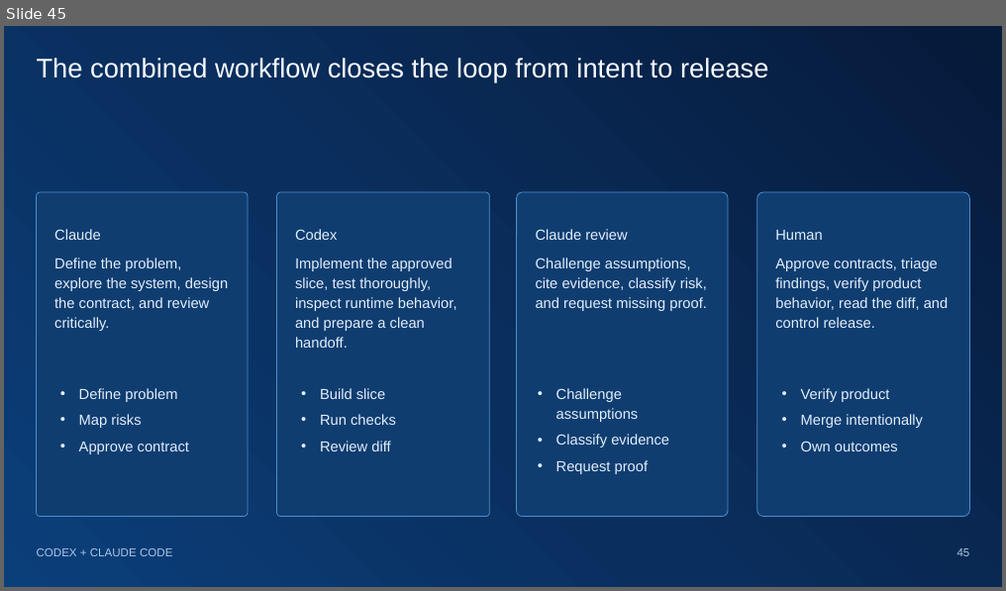
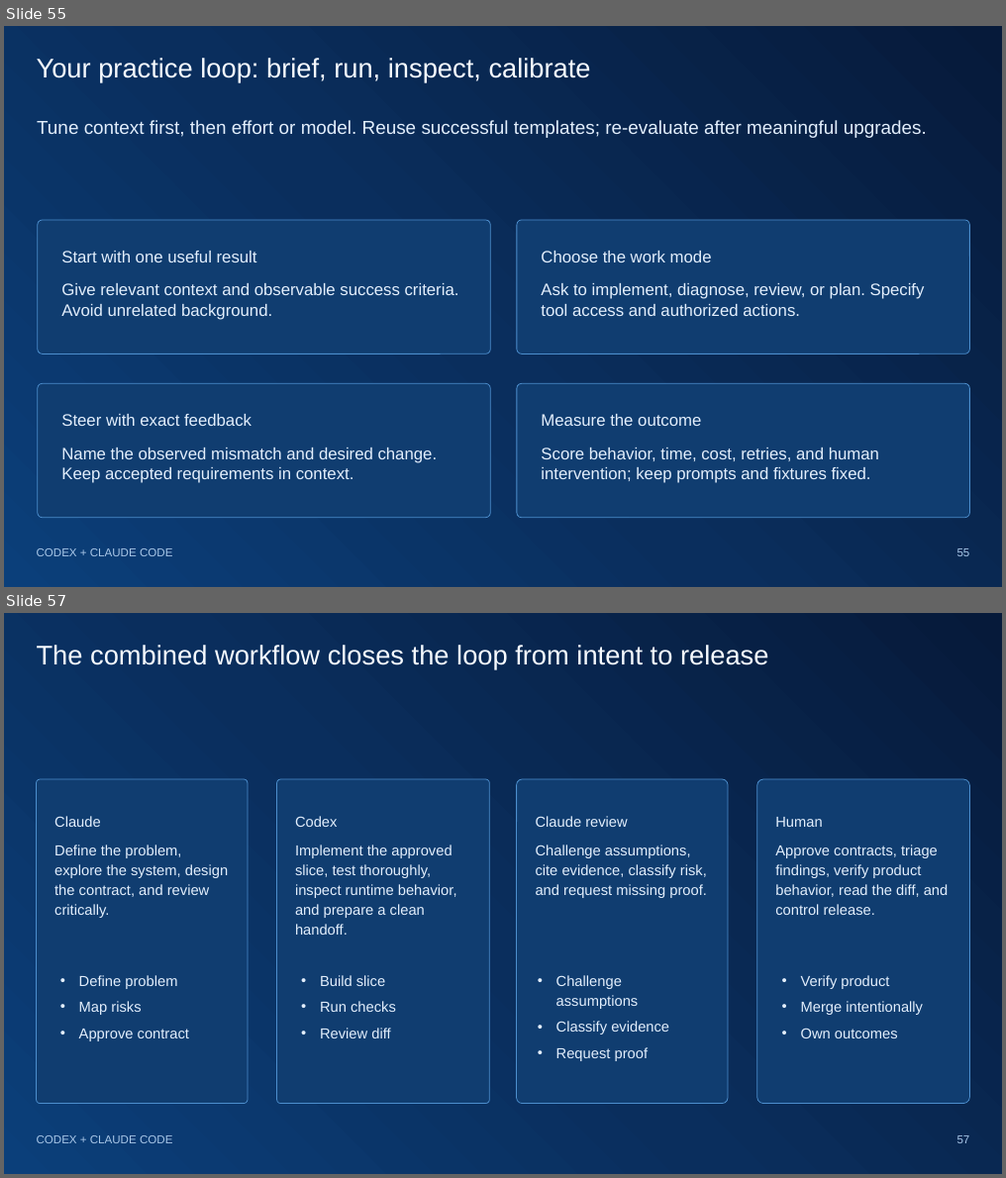
Before and after one commit to yonimillipro/codex-claude-senior-programmer-guide, a slide deck: presentation/Codex-and-Claude-Senior-Programmer-Guide-Updated-2026-10.pptx. Shown one above the other, each under a label of ours: slide 45 before the commit, slides 55 and 57 after it; the slides between them are not shown. The pictures are 1006x591 and 1006x1178 pixels, drawn with LibreOffice and Linux fonts; fonts in the diff are those of the drawing. Boxes give left, top, right and bottom in pixels: in the first picture for what was removed or moved away, otherwise in the second. Text is boxed around its words. In the diff, an @@ line names an element or a change of style, - is before the commit and + after.

Commit message:
Publish Version 2 model mastery and matching PowerPoint

```diff
--- a/presentation/Codex-and-Claude-Senior-Programmer-Guide-Updated-2026-10.pptx
+++ b/presentation/Codex-and-Claude-Senior-Programmer-Guide-Updated-2026-10.pptx
@@ slide 55 added at box(4, 26, 1002, 587), background gradient #061A3A to #0A2E5D to #0B3F7A @@
@@ title added at box(37, 58, 591, 81), 26 pt, text #F6FAFF @@
+Your practice loop: brief, run, inspect, calibrate
@@ text added at box(37, 120, 927, 138), 18 pt, text #E2EEFC @@
+Tune context first, then effort or model. Reuse successful templates; re-evaluate after meaningful upgrades.
@@ rounded rectangle added at box(38, 220, 491, 354), fill #103D70, outline #4D8FCE 0.75 pt @@
@@ rounded rectangle added at box(517, 220, 969, 354), fill #103D70, outline #4D8FCE 0.75 pt @@
@@ text added at box(61, 251, 459, 320), 16 pt, text #E2EEFC @@
+Start with one useful result
+Give relevant context and observable success criteria. Avoid unrelated background.
@@ text added at box(541, 251, 925, 316), 16 pt, text #E2EEFC @@
+Choose the work mode
+Ask to implement, diagnose, review, or plan. Specify tool access and authorized actions.
@@ rounded rectangle added at box(38, 383, 491, 518), fill #103D70, outline #4D8FCE 0.75 pt @@
@@ rounded rectangle added at box(517, 383, 969, 518), fill #103D70, outline #4D8FCE 0.75 pt @@
@@ text added at box(61, 414, 438, 483), 16 pt, text #E2EEFC @@
+Steer with exact feedback
+Name the observed mismatch and desired change. Keep accepted requirements in context.
@@ text added at box(541, 414, 879, 483), 16 pt, text #E2EEFC @@
+Measure the outcome
+Score behavior, time, cost, retries, and human intervention; keep prompts and fixtures fixed.
@@ text added at box(37, 549, 172, 557), 11 pt, text #A9C7E8 @@
+CODEX + CLAUDE CODE
@@ page number added at box(957, 549, 970, 557), 11 pt, text #A9C7E8 @@
+55
@@ what was slide 45 is now slide 57 @@
@@ page number at box(957, 1136, 970, 1144): text changed @@
-45
+57
```
Also in this commit, not shown: 3 slides changed, 11 other slides added, 5 other files.
